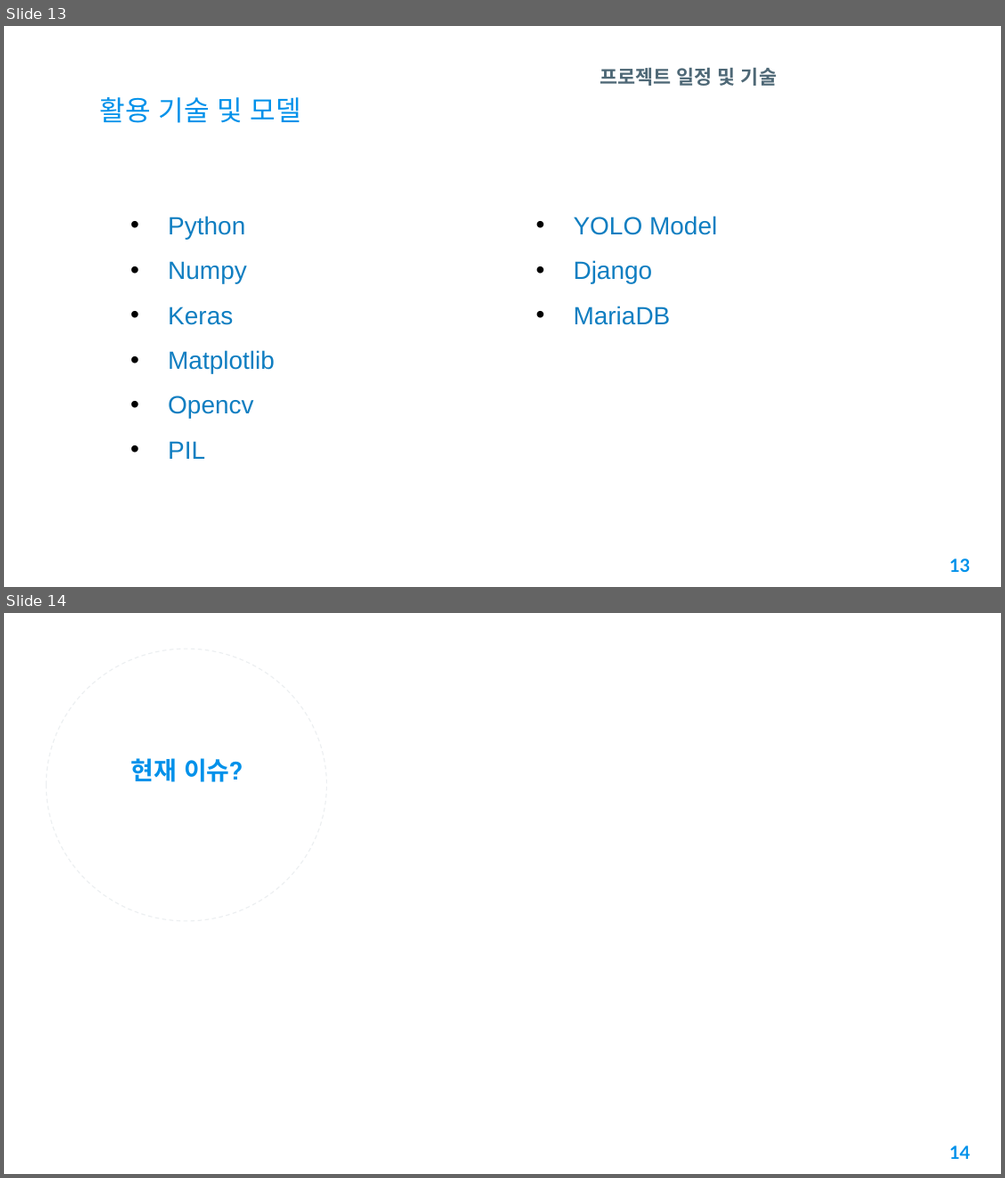
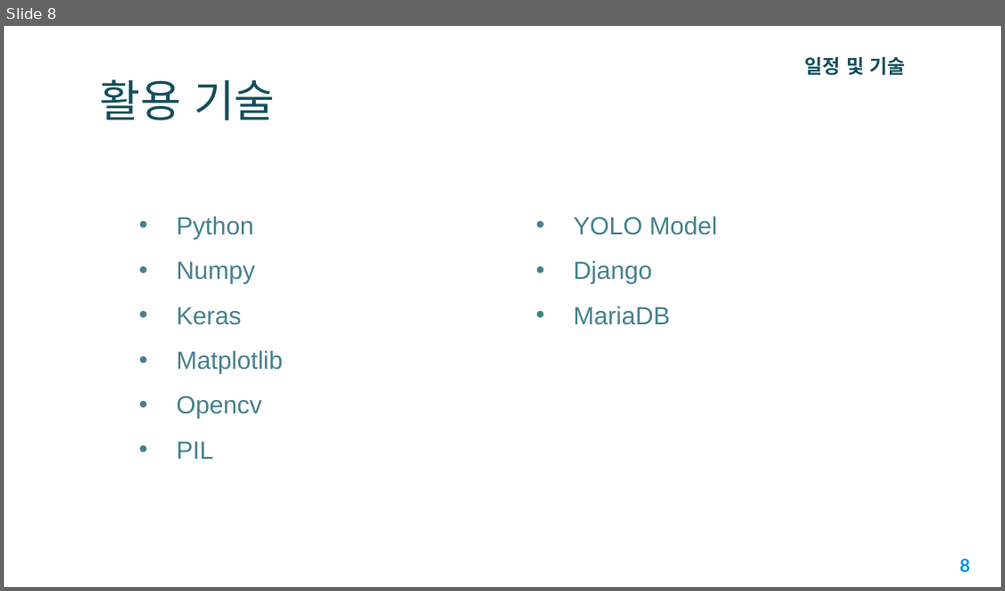
Before and after one commit to CQ-01/DrowsyDetect, a slide deck: concentration_detect/2조_온라인수강_집중도_감지시스템_프로젝트.pptx. Shown one above the other, each under a label of ours: slides 13 and 14 before the commit, slide 8 after it. The pictures are 1005x1178 and 1005x591 pixels, drawn with LibreOffice and Linux fonts; fonts in the diff are those of the drawing; background and template pictures are left out. Boxes give left, top, right and bottom in pixels: in the first picture for what was removed or moved away, otherwise in the second. Text is boxed around its words. In the diff, an @@ line names an element or a change of style, - is before the commit and + after.

```diff
--- a/concentration_detect/2조_온라인수강_집중도_감지시스템_프로젝트.pptx
+++ b/concentration_detect/2조_온라인수강_집중도_감지시스템_프로젝트.pptx
@@ slide 14 removed at <box>4,613,1001,1174</box>, background picture (left out) @@
@@ ellipse removed at <box>46,649,326,921</box> @@
-현재 이슈?
@@ page number removed at <box>949,1145,970,1159</box> @@
-14
@@ what was slide 13 is now slide 8 @@
@@ slide 8 changed as well @@
@@ text at <box>805,56,905,75</box>: text changed; text colour #4E6876 to #134F5C @@
-프로젝트 일정 및 기술
+일정 및 기술
@@ title at <box>100,79,275,120</box>: text changed; size 20 to 32 pt; text colour #0091EA to #134F5C @@
-활용 기술 및 모델
+활용 기술
@@ text "Python" at <box>177,216,283,459</box>: text colour #107EC1 to #45818E; bullet colour #000000 to #45818E @@
@@ text "Python": place and size @@
-text "Python" at <box>168,216,275,459</box>
+text "Python" at <box>177,216,283,459</box>
@@ text "YOLO Model" at <box>574,216,717,325</box>: text colour #107EC1 to #45818E; bullet colour #000000 to #45818E @@
@@ page number at <box>960,558,971,572</box>: text changed @@
-13
+8
```
Also in this commit, not shown: 5 other slides changed, 2 slides added, 7 other slides removed.
